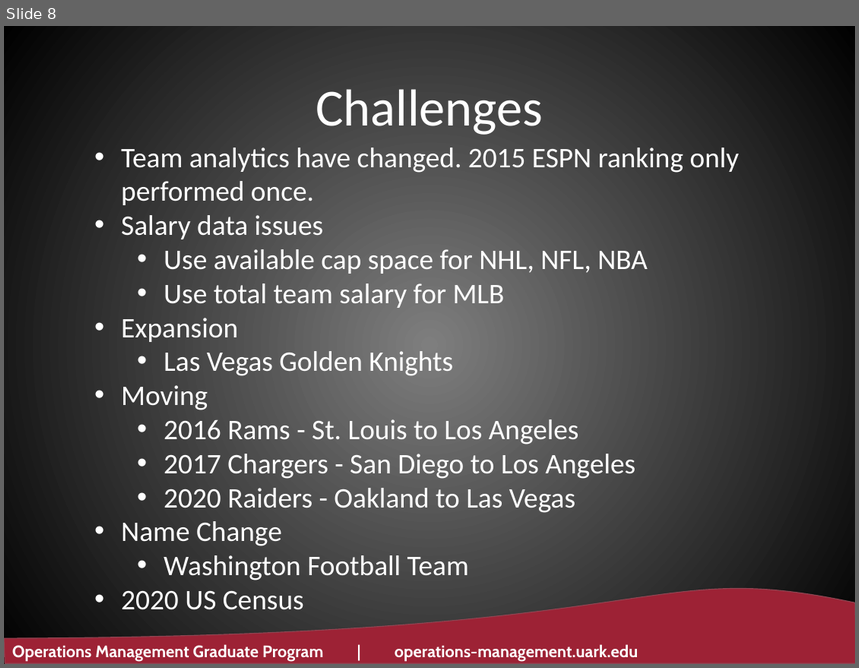
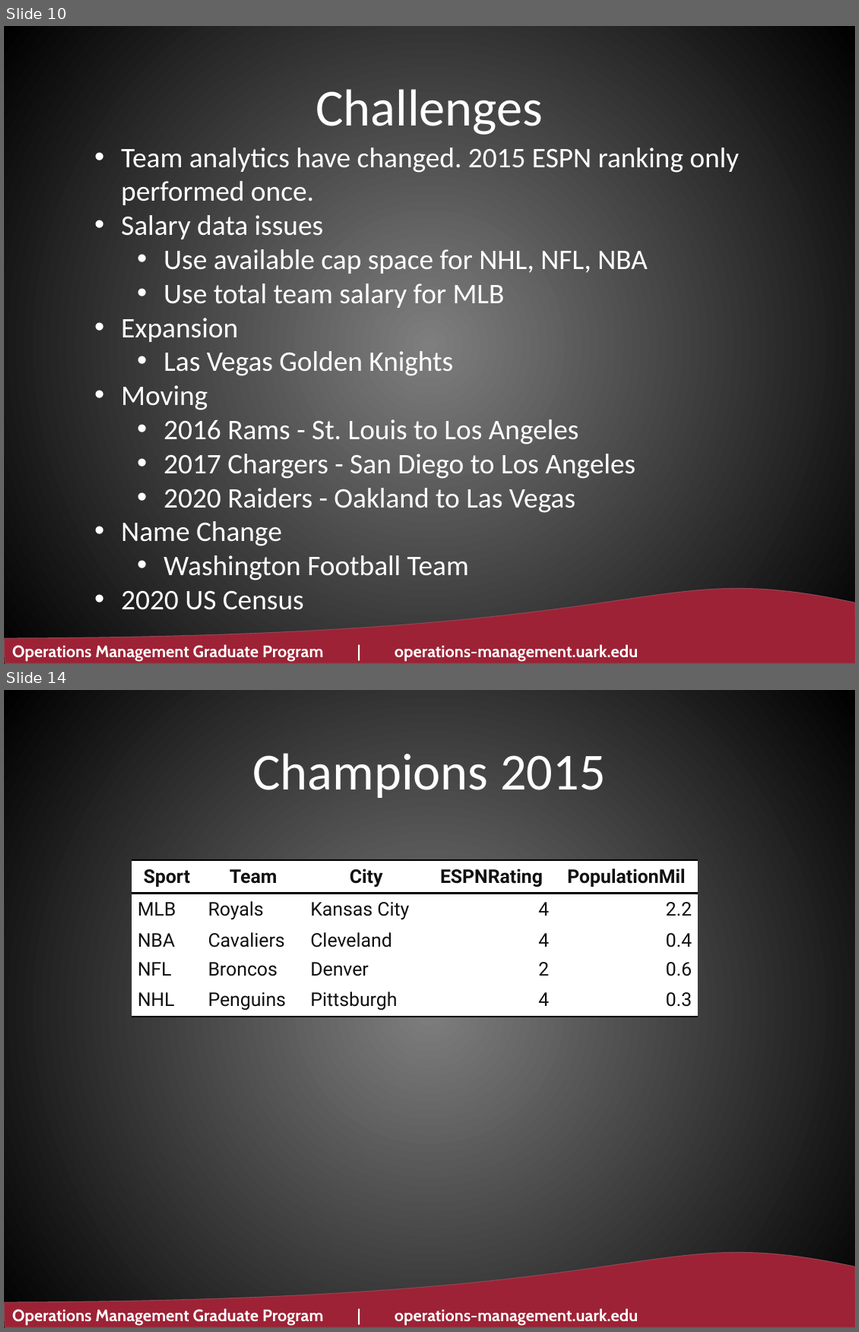
Before and after one commit to ltwalt/espnsports, a slide deck: 201111 2020 - Is Analytics in Professional Sports Making a Difference - U of Ark.pptx. Shown one above the other, each under a label of ours: slide 8 before the commit, slides 10 and 14 after it; the slides between them are not shown. The pictures are 859x668 and 859x1332 pixels, drawn with LibreOffice and Linux fonts; fonts in the diff are those of the drawing; background and template pictures are left out. Boxes give left, top, right and bottom in pixels: in the first picture for what was removed or moved away, otherwise in the second. Text is boxed around its words. In the diff, an @@ line names an element or a change of style, - is before the commit and + after.

```diff
--- a/201111 2020 - Is Analytics in Professional Sports Making a Difference - U of Ark.pptx
+++ b/201111 2020 - Is Analytics in Professional Sports Making a Difference - U of Ark.pptx
@@ slide 14 added at (4,690,855,1328), background gradient #7F7F7F to #000000; not listed: 2 template elements that a slide beside it also shows @@
@@ title added at (253,753,606,798), 44 pt, text #FFFFFF @@
+Champions 2015
@@ table added at (132,860,698,1116), 5 rows, 5 columns @@
+Sport | Team | City | ESPNRating | PopulationMil
+MLB | Royals | Kansas City | 4 | 2.2
+NBA | Cavaliers | Cleveland | 4 | 0.4
+NFL | Broncos | Denver | 2 | 0.6
+NHL | Penguins | Pittsburgh | 4 | 0.3
@@ what was slide 8 is now slide 10 @@
```
Also in this commit, not shown: 6 slides changed, 22 other slides added, 2 slides removed, 11 other files.
